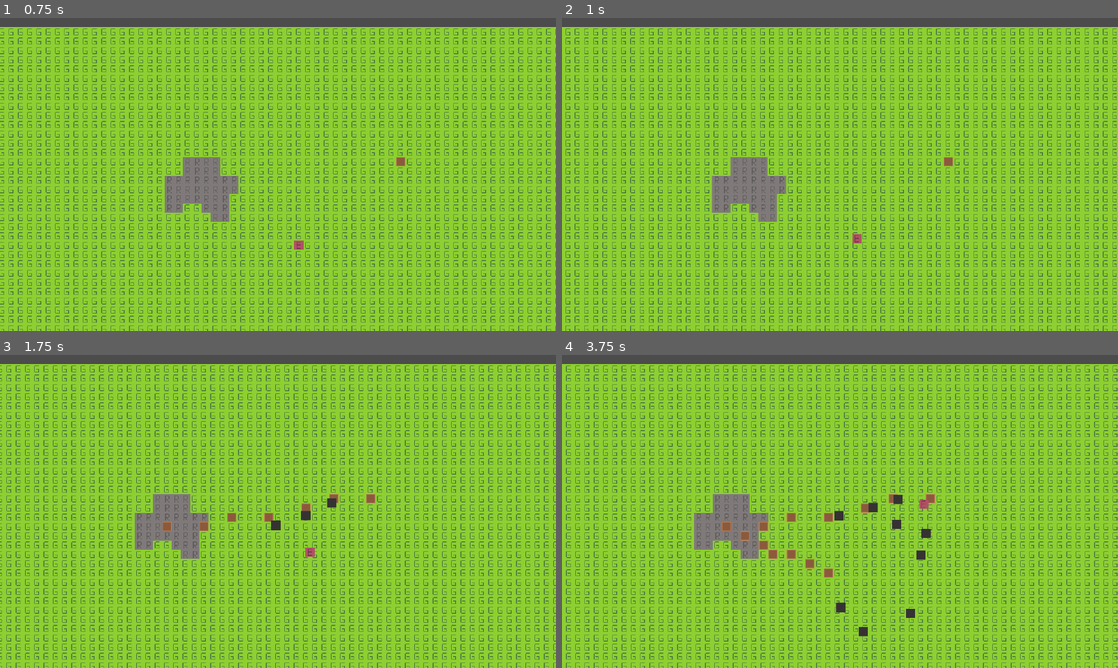
Above: before the commit, frames 1-4 (two rows, left to right).
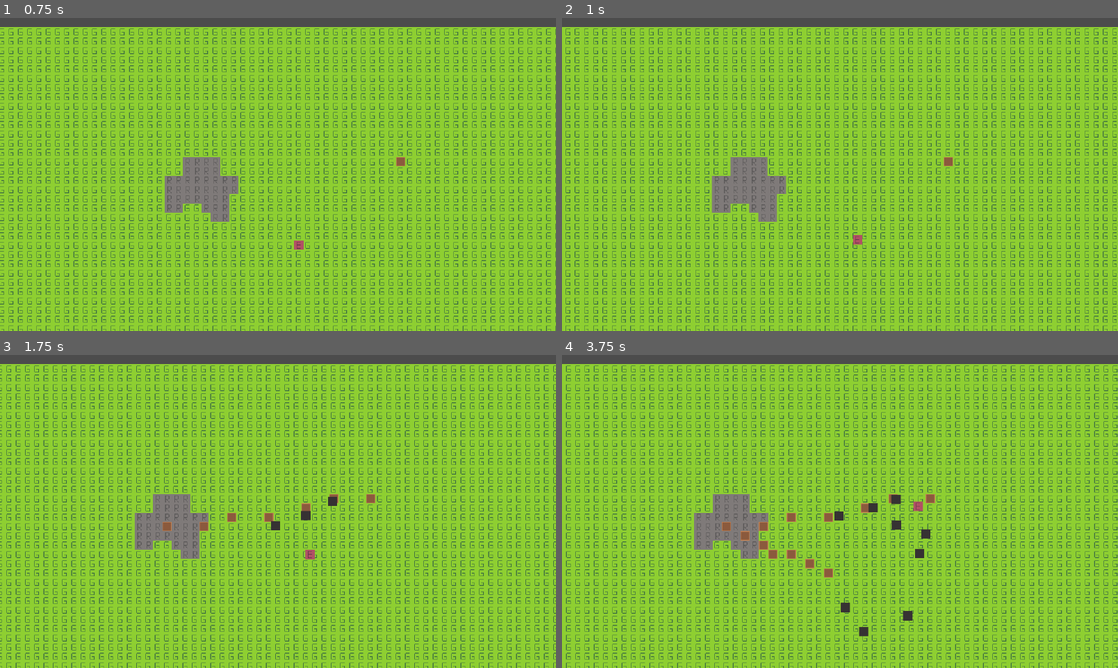
Above: after the commit, the same moments.

Repository: Joshua5437/Game-3
Game: Godot game, scene res://mainScene.tscn
Same seed, same stepped clock (60 frames per second), same inputs: the game is played once before the commit and once after it.
Inputs (mouse positions are in pixels of both pictures, inside the frame that each line leads up to):
- Up to frame 1 (0.75 s): tap Enter at 0.5 s; move the mouse to (400, 158) at 0.52 s; hold Right (ui_right) from 0.53 s (still down); click (400, 158) at 0.67 s
- Up to frame 2 (1 s): keep holding Right (ui_right)
- Up to frame 3 (1.75 s): release Right (ui_right) at 1.25 s; drag from (166, 527) to (372, 498) at 1.27 s
- Up to frame 4 (3.75 s): move the mouse to (895, 442) at 2.02 s; hold Right (ui_right) 2.03-2.75 s; drag from (812, 574) to (717, 527) at 2.77 s; move the mouse to (1006, 558) at 3.52 s; hold Left (ui_left) from 3.53 s (still down)

Frame 1 is identical in both runs. In frame 2, less than 0.1% of the frame differs, in the area x 52-54%, y 68-73%; in frame 3, less than 0.1%; in frame 4, 0.3%, in the area x 49-67%, y 44-90%.

Commit message:
enemies can attack towers

Diff:
--- a/enemies/enemy.gd
+++ b/enemies/enemy.gd
@@ -1,28 +1,50 @@
 extends KinematicBody2D
 
+const THRESHOLD = 16
+
+# Enemy navigation
 var nav : Navigation2D = null
 var path = []
-var threshold = 16
+
+# Movement
 var velocity = Vector2.ZERO
+var target = null # Where the enemy goes
 var speed = 100
 
+# Enemy attack
+var attacking = false
+var attack_damage = 1
+onready var attack_timer = $AttackTimer
+
 func _ready():
+	# Waits for other nodes to setup first
 	yield(get_tree(), "idle_frame")
 
+	# Get navigation node for navigation purposes
 	if get_tree().has_group("navigation"):
 		nav = get_tree().get_nodes_in_group("navigation")[0]
 
 func _physics_process(delta):
-	move_to_target()
+	# Attacks the tower if the enemy is close
+	if attacking and attack_timer.is_stopped() and target != null:
+		attack_timer.start()
+		target.damage(attack_damage)
+
+	# Moves towards the tower to attack
+	if not attacking:
+		move_to_target()
 
 func move_to_target():
+	# Generates a path if current path is already empty
 	if path.empty():
 		generate_new_path()
 		return
 
-	if global_position.distance_to(path[0]) < threshold:
+	if global_position.distance_to(path[0]) < THRESHOLD:
+		# Removes path node if the enemy is close enough
 		path.remove(0)
 	else:
+		# Enemy moves towards the one of the path points
 		var direction = global_position.direction_to(path[0])
 		velocity = direction * speed
 		velocity = move_and_slide(velocity)
@@ -30,7 +52,32 @@
 func generate_new_path():
 	# Picks a tower to go to
 	var towers = get_tree().get_nodes_in_group("towers")
+
+	# Breaks if there are no towers to go to
 	if towers.empty():
 		return
 
-	path = nav.get_simple_path(global_position, towers[0].global_position)
+	# Set the first tower as the target (should be replaced with something better)
+	target = towers[0]
+
+	# Get path to the tower
+	path = nav.get_simple_path(global_position, target.global_position, false)
+
+func _on_building_destruction():
+	target = null
+
+func _on_DamageArea_body_entered(body):
+	if body == self:
+		return
+
+	if target == body:
+		attacking = true
+
+
+func _on_DamageArea_body_exited(body):
+	if body == self:
+		return
+
+	if target == body:
+		attacking = false
+		target = null
--- a/enemies/enemy.tscn
+++ b/enemies/enemy.tscn
@@ -1,10 +1,13 @@
-[gd_scene load_steps=4 format=2]
+[gd_scene load_steps=5 format=2]
 
 [ext_resource path="res://tiles.png" type="Texture" id=1]
 [ext_resource path="res://enemies/enemy.gd" type="Script" id=2]
 
 [sub_resource type="CircleShape2D" id=1]
 radius = 8.0
+
+[sub_resource type="CircleShape2D" id=2]
+radius = 14.0
 
 [node name="Enemy" type="KinematicBody2D" groups=["enemies"]]
 script = ExtResource( 2 )
@@ -17,3 +20,15 @@
 
 [node name="CollisionShape2D" type="CollisionShape2D" parent="."]
 shape = SubResource( 1 )
+
+[node name="DamageArea" type="Area2D" parent="."]
+
+[node name="CollisionShape2D" type="CollisionShape2D" parent="DamageArea"]
+shape = SubResource( 2 )
+
+[node name="AttackTimer" type="Timer" parent="."]
+wait_time = 0.5
+one_shot = true
+
+[connection signal="body_entered" from="DamageArea" to="." method="_on_DamageArea_body_entered"]
+[connection signal="body_exited" from="DamageArea" to="." method="_on_DamageArea_body_exited"]
--- a/scripts/tower.gd
+++ b/scripts/tower.gd
@@ -10,6 +10,7 @@
 onready var reload_timer = $ReloadTimer
 
 export(PackedScene) var bullet
+export(int) var health = 5
 
 var tracked_enemies = []
 var current_target : Node2D = null
@@ -39,3 +40,8 @@
 	# Removes enemy from list of track enemies
 	if body.is_in_group("enemies"):
 		tracked_enemies.erase(body)
+
+func damage(hits):
+	health -= hits
+	if health <= 0:
+		queue_free()
--- a/tower.tscn
+++ b/tower.tscn
@@ -1,13 +1,16 @@
-[gd_scene load_steps=5 format=2]
+[gd_scene load_steps=6 format=2]
 
 [ext_resource path="res://tiles.png" type="Texture" id=1]
 [ext_resource path="res://scripts/tower.gd" type="Script" id=2]
 [ext_resource path="res://bullet.tscn" type="PackedScene" id=3]
 
+[sub_resource type="RectangleShape2D" id=2]
+extents = Vector2( 8, 8 )
+
 [sub_resource type="CircleShape2D" id=1]
 radius = 104.0
 
-[node name="Tower" type="Node2D" groups=["towers"]]
+[node name="Tower" type="StaticBody2D" groups=["towers"]]
 script = ExtResource( 2 )
 bullet = ExtResource( 3 )
 
@@ -17,6 +20,9 @@
 vframes = 3
 frame = 4
 
+[node name="CollisionShape2D" type="CollisionShape2D" parent="."]
+shape = SubResource( 2 )
+
 [node name="Range" type="Area2D" parent="."]
 
 [node name="CollisionShape2D" type="CollisionShape2D" parent="Range"]
@@ -25,6 +31,5 @@
 [node name="ReloadTimer" type="Timer" parent="."]
 one_shot = true
 
-[connection signal="area_entered" from="Range" to="." method="_on_Range_area_entered"]
 [connection signal="body_entered" from="Range" to="." method="_on_Range_body_entered"]
 [connection signal="body_exited" from="Range" to="." method="_on_Range_body_exited"]
